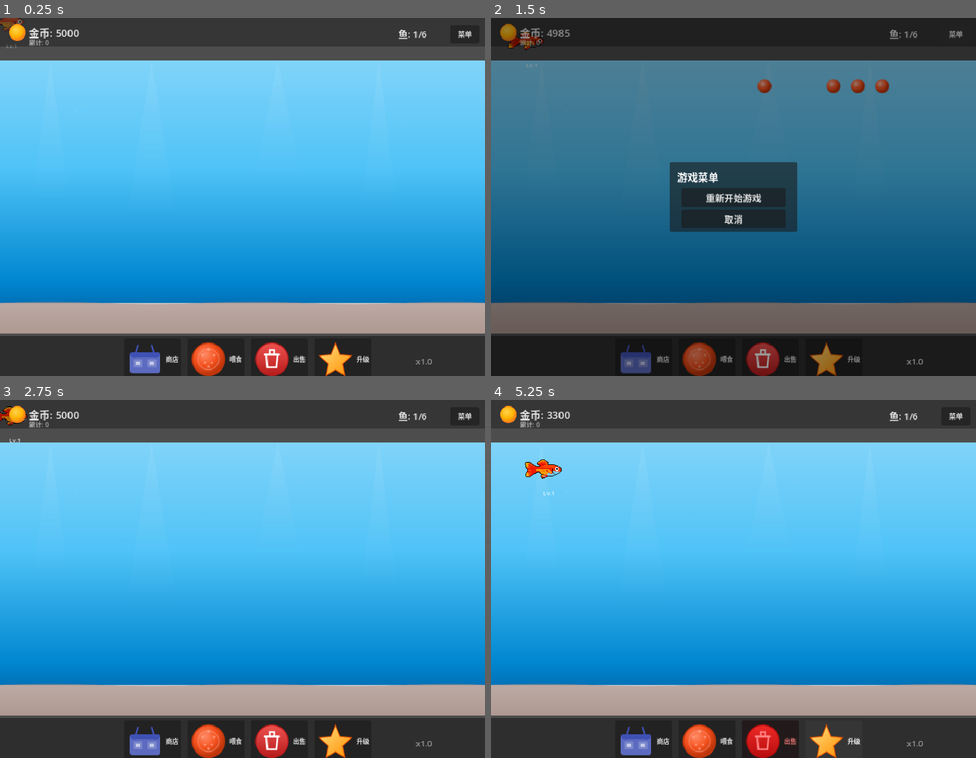
Above: before the commit, frames 1-4 (two rows, left to right).
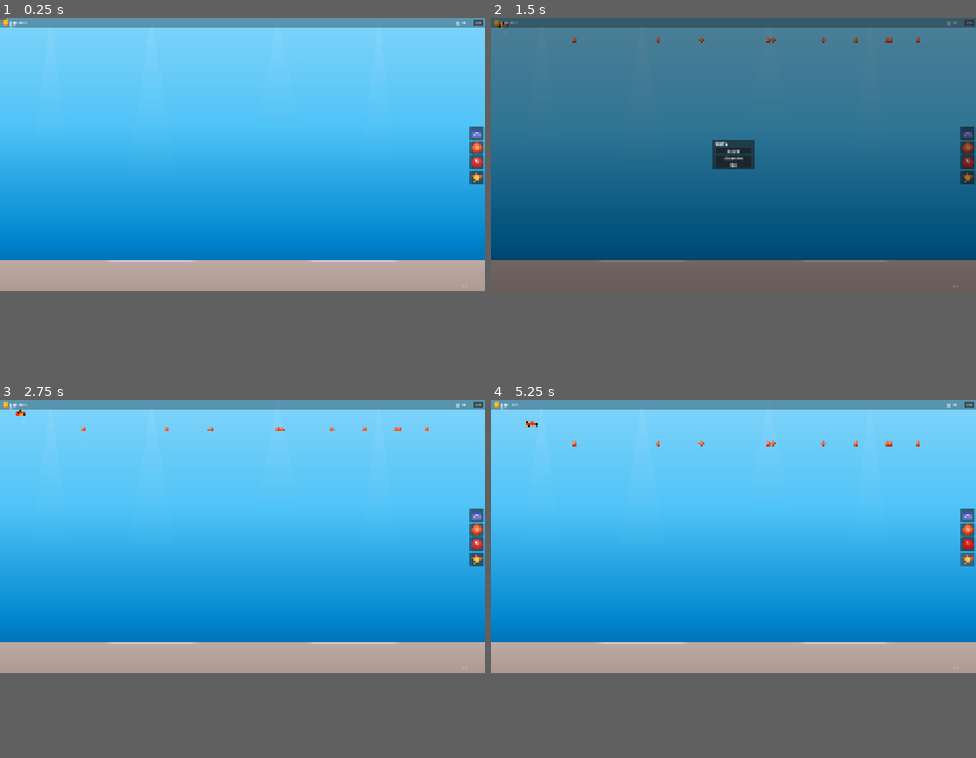
Above: after the commit, the same moments.

Repository: ZhanXuzhao/Deskquarium
Game: Godot game, scene res://main.tscn
Two runs of this game, one before a commit and one after it. Both use one fixed random seed, a clock stepped at 60 frames per second and the inputs below.
Inputs (mouse positions are in pixels of both pictures, inside the frame that each line leads up to):
- Up to frame 1 (0.25 s): no input
- Up to frame 2 (1.5 s): click "喂食" at 0.5 s; click "菜单" at 1.25 s
- Up to frame 3 (2.75 s): click (242, 575) at 2 s, where only the run after the commit has a clickable "保存游戏"
- Up to frame 4 (5.25 s): click "商店" at 2.75 s; click "关闭" at 3.5 s; click "出售" at 4.25 s; click "升级" at 5 s
In our replay, the window is 800x590 before the commit and 800x450 after it. These sizes can differ from the game's own. Grey fills any space a smaller window leaves; there, only what the larger window draws over its background counts as a difference.

The runs differ from the first frame. In frame 1, 67% of the frame differs, in the area x 0-100%, y 0-100%; in frame 2, 41%; in frame 3, 67%; in frame 4, 68%.

Commit message:
鱼饲料落底停止、自动保存、游戏速度存档、售价公式调整、喂食优化、右侧菜单栏、2K分辨率
- 鱼饲料到达鱼缸底部后停止下沉，不再无限下落
- 喂食改为固定10元10粒
- 菜单页面增加「保存游戏」按钮
- 游戏每分钟自动保存一次
- 游戏速度（time_scale）随存档保存/恢复
- 鱼状态面板实时刷新（饱食度、等级等）
- 鱼在饥饿时会主动寻找缸底饲料
- 鱼售价改为每级增加鱼苗价的25%
- 底部操作栏改为右侧侧边栏，移除半透明遮罩
- 默认分辨率改为2560x1440（2K）

Diff:
--- a/autoload/global.gd
+++ b/autoload/global.gd
@@ -100,6 +100,7 @@
 		"unlocked_species": unlocked_species.duplicate(),
 		"owned_decorations": owned_decorations.duplicate(),
 		"max_fish": max_fish,
+		"time_scale": Engine.time_scale,
 	}
 
 
@@ -115,6 +116,7 @@
 	for d in deco_data:
 		owned_decorations.append(d)
 	max_fish = data.get("max_fish", 6)
+	Engine.time_scale = data.get("time_scale", 1.0)
 	check_unlocks()
 	game_loaded.emit()
 
@@ -131,3 +133,4 @@
 	unlocked_species.resize(FishData.Species.COUNT)
 	unlocked_species[FishData.Species.GUPPY] = true
 	owned_decorations.clear()
+	Engine.time_scale = 1.0
--- a/autoload/save_manager.gd
+++ b/autoload/save_manager.gd
@@ -1,6 +1,17 @@
 extends Node
 
 const SAVE_PATH: String = "user://deskquarium_save.json"
+var _auto_save_timer: Timer
+
+
+func _ready() -> void:
+	_auto_save_timer = Timer.new()
+	_auto_save_timer.name = "AutoSaveTimer"
+	_auto_save_timer.wait_time = 60.0
+	_auto_save_timer.autostart = true
+	_auto_save_timer.timeout.connect(_on_auto_save_timeout)
+	add_child(_auto_save_timer)
+
 
 func _process(_delta: float) -> void:
 	if Global.save_dirty:
@@ -36,3 +47,7 @@
 		DirAccess.remove_absolute(SAVE_PATH)
 	Global.reset_state()
 	get_tree().reload_current_scene()
+
+
+func _on_auto_save_timeout() -> void:
+	save_game()
--- a/data/fish_data.gd
+++ b/data/fish_data.gd
@@ -146,4 +146,4 @@
 
 static func get_sell_price(fish_species: Species, level: int) -> int:
 	var base = get_base_sell_price(fish_species)
-	return int(base * (1.0 + 0.3 * level))
+	return int(base * (1.0 + 0.25 * (level - 1)))
--- a/project.godot
+++ b/project.godot
@@ -17,8 +17,8 @@
 
 [display]
 
-window/size/viewport_width=840
-window/size/viewport_height=620
+window/size/viewport_width=2560
+window/size/viewport_height=1440
 window/stretch/mode="canvas_items"
 window/stretch/aspect="keep"
 
--- a/scripts/aquarium/aquarium.gd
+++ b/scripts/aquarium/aquarium.gd
@@ -62,6 +62,7 @@
 		var margin := 80.0
 		var x := randf_range(aquarium_rect.position.x + margin, aquarium_rect.position.x + aquarium_rect.size.x - margin)
 		pellet.position = Vector2(x, aquarium_rect.position.y + 20)
+		pellet.bottom_y = aquarium_rect.position.y + aquarium_rect.size.y - 10
 		food_container.add_child(pellet)
 		food_pellets.append(pellet)
 		pellet.tree_exited.connect(_on_pellet_removed.bind(pellet))
--- a/scripts/fish/fish.gd
+++ b/scripts/fish/fish.gd
@@ -87,6 +87,24 @@
 		state = FishState.EATING
 		return
 
+	# Look for food on the bottom when hungry
+	if hunger < 0.8:
+		var food_container := get_parent().get_parent().get_node_or_null("FoodContainer") as Node2D
+		if food_container and food_container.get_child_count() > 0:
+			var nearest: Node2D = null
+			var nearest_dist: float = INF
+			for pellet in food_container.get_children():
+				if not is_instance_valid(pellet):
+					continue
+				var dist := global_position.distance_to(pellet.global_position)
+				if dist < nearest_dist:
+					nearest_dist = dist
+					nearest = pellet
+			if nearest:
+				target_food = nearest
+				state = FishState.EATING
+				return
+
 	var dist := global_position.distance_to(target_position)
 	if dist < 10.0:
 		pick_new_target()
--- a/scripts/food/food_pellet.gd
+++ b/scripts/food/food_pellet.gd
@@ -3,8 +3,9 @@
 class_name FoodPellet
 
 var sink_speed: float = 30.0
-var lifetime: float = 15.0
+var lifetime: float = 300.0
 var elapsed: float = 0.0
+var bottom_y: float = INF
 
 @onready var sprite: Sprite2D = $Sprite2D
 @onready var collision_shape: CollisionShape2D = $CollisionShape2D
@@ -29,9 +30,13 @@
 
 func _process(delta: float) -> void:
 	elapsed += delta
-	position.y += sink_speed * delta
 
-	if elapsed > lifetime:
+	if position.y < bottom_y:
+		position.y += sink_speed * delta
+		if position.y >= bottom_y:
+			position.y = bottom_y
+
+	if elapsed > lifetime and position.y >= bottom_y:
 		_despawn()
 
 
--- a/scripts/main.gd
+++ b/scripts/main.gd
@@ -16,8 +16,9 @@
 		var view_size := get_viewport_rect().size
 		var margin := 50
 		var top_margin := 80
-		var bottom_margin := 100
-		return Rect2(margin, top_margin, view_size.x - margin * 2, view_size.y - top_margin - bottom_margin)
+		var right_margin := 100
+		var bottom_margin := 20
+		return Rect2(margin, top_margin, view_size.x - margin - right_margin, view_size.y - top_margin - bottom_margin)
 
 var _fish_shop_list: VBoxContainer
 var _deco_shop_list: VBoxContainer
@@ -111,6 +112,8 @@
 
 func _process(_delta: float) -> void:
 	_handle_input()
+	if _fish_info_panel and _fish_info_panel.visible:
+		_refresh_fish_info_panel()
 
 
 func _handle_input() -> void:
@@ -145,7 +148,7 @@
 
 	_build_hud(ui, view_size)
 	_build_shop_panel(ui, view_size)
-	_build_bottom_bar(ui, view_size)
+	_build_side_menu(ui, view_size)
 	_build_fish_info_panel(ui, view_size)
 	_build_game_menu(ui, view_size)
 	_build_timescale_label(ui, view_size)
@@ -167,12 +170,7 @@
 	if fish_count_label:
 		fish_count_label.position = Vector2(view_size.x - 150, 15)
 
-	# Bottom bar
-	var bar_bg := ui.get_node_or_null("BottomBarBg") as ColorRect
-	if bar_bg:
-		bar_bg.size = Vector2(view_size.x, 70)
-		bar_bg.position = Vector2(0, view_size.y - 70)
-
+	# Side menu
 	for child in ui.get_children():
 		if child is Button and child.name.begins_with("Btn_"):
 			var action := child.name.trim_prefix("Btn_")
@@ -183,13 +181,14 @@
 				{"action": "upgrade"},
 			]
 			var btn_count := buttons.size()
-			var btn_width := 80
-			var spacing := 30
-			var total_width := btn_count * btn_width + (btn_count - 1) * spacing
-			var start_x := (view_size.x - total_width) / 2
+			var btn_width := 70
+			var btn_height := 65
+			var spacing := 12
+			var total_height := btn_count * btn_height + (btn_count - 1) * spacing
+			var start_y := (view_size.y - total_height) / 2
 			for i in btn_count:
 				if buttons[i].action == action:
-					child.position = Vector2(start_x + i * (btn_width + spacing), view_size.y - 65)
+					child.position = Vector2(view_size.x - 85 + (85 - btn_width) / 2, start_y + i * (btn_height + spacing))
 					break
 
 	# Shop panel
@@ -348,14 +347,7 @@
 	tab_container.add_child(deco_tab)
 
 
-func _build_bottom_bar(ui: CanvasLayer, view_size: Vector2) -> void:
-	var bar_bg := ColorRect.new()
-	bar_bg.name = "BottomBarBg"
-	bar_bg.color = Color(0, 0, 0, 0.4)
-	bar_bg.size = Vector2(view_size.x, 70)
-	bar_bg.position = Vector2(0, view_size.y - 70)
-	ui.add_child(bar_bg)
-
+func _build_side_menu(ui: CanvasLayer, view_size: Vector2) -> void:
 	var buttons := [
 		{"text": "商店", "icon": "res://assets/ui/ui_shop.svg", "action": "shop"},
 		{"text": "喂食", "icon": "res://assets/ui/ui_food.svg", "action": "feed"},
@@ -364,27 +356,29 @@
 	]
 
 	var btn_count := buttons.size()
-	var btn_width := 80
-	var spacing := 30
-	var total_width := btn_count * btn_width + (btn_count - 1) * spacing
-	var start_x := (view_size.x - total_width) / 2
+	var btn_width := 70
+	var btn_height := 65
+	var spacing := 12
+	var total_height := btn_count * btn_height + (btn_count - 1) * spacing
+	var start_y := (view_size.y - total_height) / 2
 
 	for i in btn_count:
 		var data: Dictionary = buttons[i]
-		var btn_x := start_x + i * (btn_width + spacing)
-		var btn_y := view_size.y - 65
+		var btn_x := view_size.x - 85 + (85 - btn_width) / 2
+		var btn_y := start_y + i * (btn_height + spacing)
 
 		var btn := Button.new()
 		btn.name = "Btn_%s" % data.action
 		btn.text = data.text
 		btn.position = Vector2(btn_x, btn_y)
-		btn.size = Vector2(btn_width, 60)
-		btn.add_theme_font_size_override("font_size", 11)
+		btn.size = Vector2(btn_width, btn_height)
+		btn.add_theme_font_size_override("font_size", 10)
 		ui.add_child(btn)
 
 		var tex := load(data.icon) as Texture2D
 		if tex:
 			btn.icon = tex
+			btn.icon_alignment = HORIZONTAL_ALIGNMENT_CENTER
 
 		match data.action:
 			"shop":
@@ -527,20 +521,19 @@
 	if fish_container.get_child_count() == 0:
 		return
 
-	var cost := 10 + 5 * fish_container.get_child_count()
-	if not Global.spend(cost):
+	if not Global.spend(10):
 		return
 
 	var pellet_scene := preload("res://scenes/food/food_pellet.tscn")
 	var pellet_script := preload("res://scripts/food/food_pellet.gd")
-	var count: int = min(3 + fish_container.get_child_count(), 8)
-	for i in count:
+	for i in 10:
 		var pellet := pellet_scene.instantiate()
 		pellet.set_script(pellet_script)
 
 		var margin := 80
 		var x := randf_range(aquarium_bounds.position.x + margin, aquarium_bounds.position.x + aquarium_bounds.size.x - margin)
 		pellet.position = Vector2(x, aquarium_bounds.position.y + 10)
+		pellet.bottom_y = aquarium_bounds.position.y + aquarium_bounds.size.y - 10
 		food_container.add_child(pellet)
 
 		for fish in fish_container.get_children():
@@ -671,8 +664,8 @@
 
 	_game_menu_panel = Panel.new()
 	_game_menu_panel.name = "GameMenuPanel"
-	_game_menu_panel.size = Vector2(220, 120)
-	_game_menu_panel.position = Vector2(view_size.x / 2 - 110, view_size.y / 2 - 60)
+	_game_menu_panel.size = Vector2(220, 160)
+	_game_menu_panel.position = Vector2(view_size.x / 2 - 110, view_size.y / 2 - 80)
 	_game_menu_panel.visible = false
 	ui.add_child(_game_menu_panel)
 
@@ -682,16 +675,23 @@
 	title.add_theme_font_size_override("font_size", 18)
 	_game_menu_panel.add_child(title)
 
+	var save_btn := Button.new()
+	save_btn.text = "保存游戏"
+	save_btn.position = Vector2(20, 45)
+	save_btn.size = Vector2(180, 30)
+	_game_menu_panel.add_child(save_btn)
+	save_btn.pressed.connect(_on_save_pressed)
+
 	var restart_btn := Button.new()
 	restart_btn.text = "重新开始游戏"
-	restart_btn.position = Vector2(20, 45)
+	restart_btn.position = Vector2(20, 82)
 	restart_btn.size = Vector2(180, 30)
 	_game_menu_panel.add_child(restart_btn)
 	restart_btn.pressed.connect(_on_restart_pressed)
 
 	var cancel_btn := Button.new()
 	cancel_btn.text = "取消"
-	cancel_btn.position = Vector2(20, 82)
+	cancel_btn.position = Vector2(20, 119)
 	cancel_btn.size = Vector2(180, 30)
 	_game_menu_panel.add_child(cancel_btn)
 	cancel_btn.pressed.connect(_toggle_game_menu)
@@ -706,6 +706,11 @@
 func _on_menu_bg_input(event: InputEvent) -> void:
 	if event is InputEventMouseButton and event.pressed and event.button_index == MOUSE_BUTTON_LEFT:
 		_toggle_game_menu()
+
+
+func _on_save_pressed() -> void:
+	SaveManager.save_game()
+	_toggle_game_menu()
 
 
 func _on_restart_pressed() -> void:
@@ -724,6 +729,11 @@
 	_timescale_label.modulate = Color(1, 1, 1, 0.5)
 	ui.add_child(_timescale_label)
 
+	Global.game_loaded.connect(func():
+		if is_instance_valid(_timescale_label):
+			_timescale_label.text = "x%.1f" % Engine.time_scale
+	)
+
 
 func _timescale_changed() -> void:
 	if _timescale_label:
